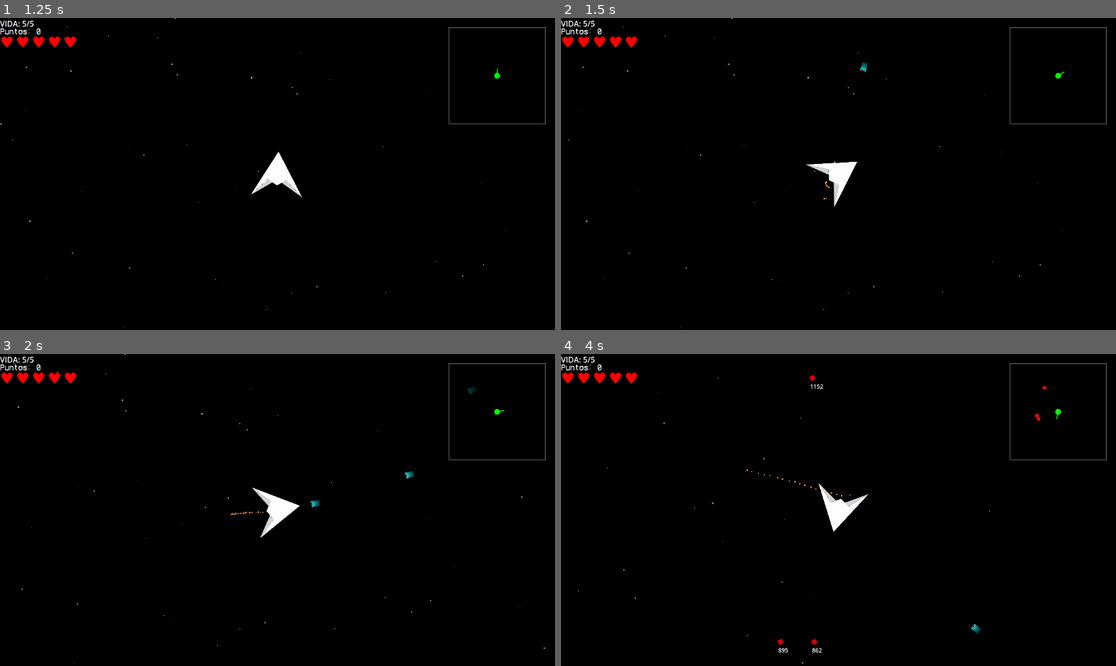
Above: before the commit, frames 1-4 (two rows, left to right).
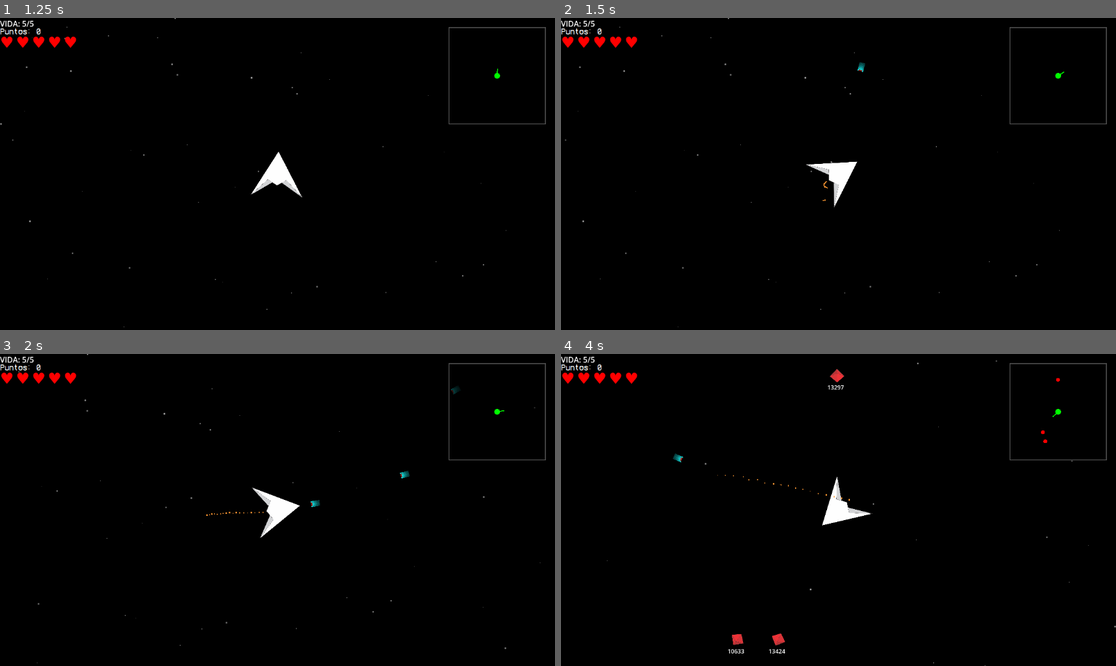
Above: after the commit, the same moments.

Repository: Maretesus666/Apeiron
Game: Godot game, scene res://scenes/menu.tscn
Same seed, same stepped clock (60 frames per second), same inputs: the game is played once before the commit and once after it.
Inputs (mouse positions are in pixels of both pictures, inside the frame that each line leads up to):
- Up to frame 1 (1.25 s): click "JUGAR" at 0.5 s
- Up to frame 2 (1.5 s): move the mouse to (960, 158) at 1.27 s; press the mouse at (960, 158) at 1.28 s; hold D (move_right) from 1.28 s (still down)
- Up to frame 3 (2 s): keep holding D (move_right)
- Up to frame 4 (4 s): move the mouse to (727, 525) at 2.02 s; release D (move_right) at 2.03 s; release the mouse at (727, 525) at 2.03 s; hold S (move_down) 2.03-2.78 s; click (727, 525) at 2.1 s; move the mouse to (894, 441) at 2.77 s; press the mouse at (894, 441) at 2.78 s; hold D (move_right) 2.78-3.53 s; move the mouse to (810, 572) at 3.52 s; release the mouse at (810, 572) at 3.53 s; hold W (move_up) from 3.53 s (still down); click (810, 572) at 3.6 s

Frame 1 is identical in both runs. In frame 2, 0.1% of the frame differs, in the area x 0-91%, y 0-100%; in frame 3, 0.2%; in frame 4, 1.0%, in the area x 3-100%, y 2-100%.

Commit message:
cambios a la ia y indicadores de enemigos

Diff:
--- a/apeiron-godot/project.godot
+++ b/apeiron-godot/project.godot
@@ -19,6 +19,7 @@
 
 ScoreManager="*res://scripts/score_manager.gd"
 UpgradeManager="*res://scripts/upgrade_manager.gd"
+EnemyIndicators="*res://scripts/enemy_indicators.gd"
 
 [input]
 
--- a/apeiron-godot/scenes/enemigo.tscn
+++ b/apeiron-godot/scenes/enemigo.tscn
@@ -21,3 +21,9 @@
 rotation = 1.5707964
 scale = Vector2(0.09, 0.09)
 shape = SubResource("CapsuleShape2D_pe0jf")
+
+[node name="Minimap" type="Control" parent="."]
+layout_mode = 3
+anchors_preset = 0
+offset_right = 40.0
+offset_bottom = 40.0
--- a/apeiron-godot/scenes/minimap.gd
+++ b/apeiron-godot/scenes/minimap.gd
@@ -1,7 +1,7 @@
 extends Control
 
 @export var minimap_size: Vector2 = Vector2(200, 200)
-@export var world_scale: float = 0.05  # Escala del mundo en el minimapa
+@export var world_scale: float = 0.005  # Escala del mundo en el minimapa
 @export var player_color: Color = Color(0, 1, 0)
 @export var enemy_color: Color = Color(1, 0, 0)
 @export var player_size: float = 6.0
--- a/apeiron-godot/scripts/enemigo.gd
+++ b/apeiron-godot/scripts/enemigo.gd
@@ -1,9 +1,9 @@
 extends Area2D
 
-@export var acceleration: float = 300.0
-@export var max_speed: float = 800.0
+@export var acceleration: float = 200.0
+@export var max_speed: float = 200.0
 @export var friction: float = 100.0
-@export var rotation_speed: float = 3.0
+@export var rotation_speed: float = 50.0
 @export var health = 3
 @export var damage = 1
 
--- a/apeiron-godot/scripts/enemy_indicators.gd
+++ b/apeiron-godot/scripts/enemy_indicators.gd
@@ -2,22 +2,32 @@
 
 @export var indicator_distance: float = 50.0
 @export var indicator_size: float = 10.0
-@export var update_interval: float = 0.1
+@export var update_interval: float = 0.001
 
 var indicators := {}
 var update_timer := 0.0
 var player: Node2D
+
 func _ready():
 	await get_tree().process_frame
 	player = get_tree().get_first_node_in_group("player")
+
 func _process(delta):
 	if not is_instance_valid(player):
 		return
 
-	update_timer += delta
-	if update_timer >= update_interval:
-		update_timer = 0.0
-		update_indicators()
+	update_indicators()
+
+	for data in indicators.values():
+		var indicator: Control = data["node"]
+		var alpha: float = float(indicator.get_meta("alpha"))
+		alpha = move_toward(alpha, 1.0, delta * 4.0)
+		indicator.modulate.a = alpha
+		indicator.set_meta("alpha", alpha)
+
+
+
+
 func update_indicators():
 	var viewport := get_viewport()
 	var viewport_size := viewport.get_visible_rect().size
@@ -33,21 +43,23 @@
 		if not is_instance_valid(enemy):
 			continue
 
-		var screen_pos: Vector2 = get_viewport().get_canvas_transform().affine_inverse() * enemy.global_position
+		var screen_pos: Vector2 = (enemy.global_position - camera.global_position) * camera.zoom + viewport_size * 0.5
 
-		var is_on_screen := (
-		screen_pos.x >= 0 and screen_pos.x <= viewport_size.x and
-		screen_pos.y >= 0 and screen_pos.y <= viewport_size.y
+		var is_on_screen: bool = (
+		screen_pos.x >= 0.0 and screen_pos.x <= viewport_size.x and
+		screen_pos.y >= 0.0 and screen_pos.y <= viewport_size.y
 		)
 
 
-		if not is_on_screen:
-			active_enemies[enemy] = true
+		if is_on_screen:
+			continue  # 👈 SI ESTÁ EN PANTALLA, NO HAY INDICADOR
 
-			if not indicators.has(enemy):
-				create_indicator(enemy)
+		active_enemies[enemy] = true
 
-			update_indicator_position(enemy, screen_pos, viewport_size)
+		if not indicators.has(enemy):
+			create_indicator(enemy)
+
+		update_indicator_position(enemy, screen_pos, viewport_size)
 
 	var to_remove := []
 	for enemy in indicators.keys():
@@ -55,66 +67,72 @@
 			to_remove.append(enemy)
 
 	for enemy in to_remove:
-		var indicator_node = indicators[enemy]["node"]
-		if is_instance_valid(indicator_node):
-			indicator_node.queue_free()
+		var data = indicators[enemy]
+		var node = data["node"]
+		node.modulate.a = 0.0
+		node.queue_free()
 		indicators.erase(enemy)
 
 func create_indicator(enemy: Node2D):
 	var indicator := Control.new()
-	indicator.custom_minimum_size = Vector2(indicator_size, indicator_size)
+	indicator.size = Vector2(indicator_size, indicator_size)
+	indicator.custom_minimum_size = indicator.size
+	indicator.modulate.a = 0.0
+	indicator.set_meta("alpha", 0.0)
 
-	var arrow := ColorRect.new()
-	arrow.color = Color(1, 0, 0, 0.85)
-	arrow.size = Vector2(indicator_size, indicator_size)
-	arrow.pivot_offset = arrow.size / 2
+
+	var arrow := Sprite2D.new()
+	arrow.texture = preload("res://assets/sprites/advertencia.png")
+	arrow.centered = true
+	arrow.scale = Vector2(0.08, 0.08)
 	indicator.add_child(arrow)
 
 	var label := Label.new()
 	label.horizontal_alignment = HORIZONTAL_ALIGNMENT_CENTER
 	label.add_theme_font_size_override("font_size", 12)
-	label.position = Vector2(0, indicator_size + 4)
+	label.position = Vector2(-20, indicator_size + 6)
 	indicator.add_child(label)
 
 	indicators[enemy] = {
 		"node": indicator,
 		"arrow": arrow,
-		"label": label
+		"label": label,
+		"target_pos": Vector2.ZERO
 	}
 
 	add_child(indicator)
 func update_indicator_position(enemy: Node2D, screen_pos: Vector2, viewport_size: Vector2):
-	if not indicators.has(enemy):
-		return
-
 	var data = indicators[enemy]
 	var indicator: Control = data["node"]
-	var arrow: Control = data["arrow"]
+	var arrow: Sprite2D = data["arrow"]
 	var label: Label = data["label"]
 
-	var center := viewport_size / 2
-	var direction := (screen_pos - center).normalized()
+	var center := viewport_size * 0.5
+	var dir := (screen_pos - center).normalized()
 	var margin := indicator_distance
 
-	var edge_pos := Vector2.ZERO
+	var edge_pos: Vector2
 
-	if abs(direction.x) > abs(direction.y):
-		edge_pos.x = viewport_size.x - margin if direction.x > 0 else margin
-		edge_pos.y = center.y + direction.y / abs(direction.x) * (edge_pos.x - center.x)
-		edge_pos.y = clamp(edge_pos.y, margin, viewport_size.y - margin)
+	if abs(dir.x) > abs(dir.y):
+		edge_pos.x = viewport_size.x - margin if dir.x > 0 else margin
+		edge_pos.y = center.y + dir.y / abs(dir.x) * (edge_pos.x - center.x)
 	else:
-		edge_pos.y = viewport_size.y - margin if direction.y > 0 else margin
-		edge_pos.x = center.x + direction.x / abs(direction.y) * (edge_pos.y - center.y)
-		edge_pos.x = clamp(edge_pos.x, margin, viewport_size.x - margin)
+		edge_pos.y = viewport_size.y - margin if dir.y > 0 else margin
+		edge_pos.x = center.x + dir.x / abs(dir.y) * (edge_pos.y - center.y)
 
-	indicator.position = edge_pos - indicator.size / 2
+	edge_pos.x = clamp(edge_pos.x, margin, viewport_size.x - margin)
+	edge_pos.y = clamp(edge_pos.y, margin, viewport_size.y - margin)
 
-	# Rotación hacia el enemigo
-	arrow.rotation = direction.angle() + PI / 4
+	# ✅ POSICIÓN DIRECTA (NO VIBRA)
+	indicator.position = edge_pos - indicator.size * 0.5
 
-	# Distancia
-	var distance := player.global_position.distance_to(enemy.global_position)
-	label.text = str(int(distance))
+	# Flecha apunta bien
+	arrow.rotation = dir.angle() - PI / 2
+
+	label.text = str(int(player.global_position.distance_to(enemy.global_position)))
+
+
+
 func remove_indicator(enemy: Node2D):
 	if indicators.has(enemy):
 		indicators[enemy]["node"].queue_free()
--- a/apeiron-godot/scripts/enemy_spawner.gd
+++ b/apeiron-godot/scripts/enemy_spawner.gd
@@ -2,9 +2,9 @@
 
 @export var enemy_scene = preload("res://scenes/enemigo.tscn")
 @export var spawn_interval = 2.0
-@export var min_distance = 500.0
-@export var max_distance = 1000.0
-@export var max_enemies = 15
+@export var min_distance = 1000.0
+@export var max_distance = 15000.0
+@export var max_enemies = 3
 
 enum SpawnPattern {
 	RANDOM,      # Posiciones aleatorias
--- a/apeiron-godot/scripts/jugador.gd
+++ b/apeiron-godot/scripts/jugador.gd
@@ -1,6 +1,6 @@
 extends CharacterBody2D
 
-@export var base_acceleration: float = 400.0
+@export var base_acceleration: float = 700.0
 @export var base_max_speed: float = 2100.0
 @export var friction: float = 0.0
 @export var rotation_speed: float = 5.0
Binary file added: apeiron-godot/assets/sprites/advertencia.png
Not shown, added: apeiron-godot/assets/sprites/advertencia.png.import
